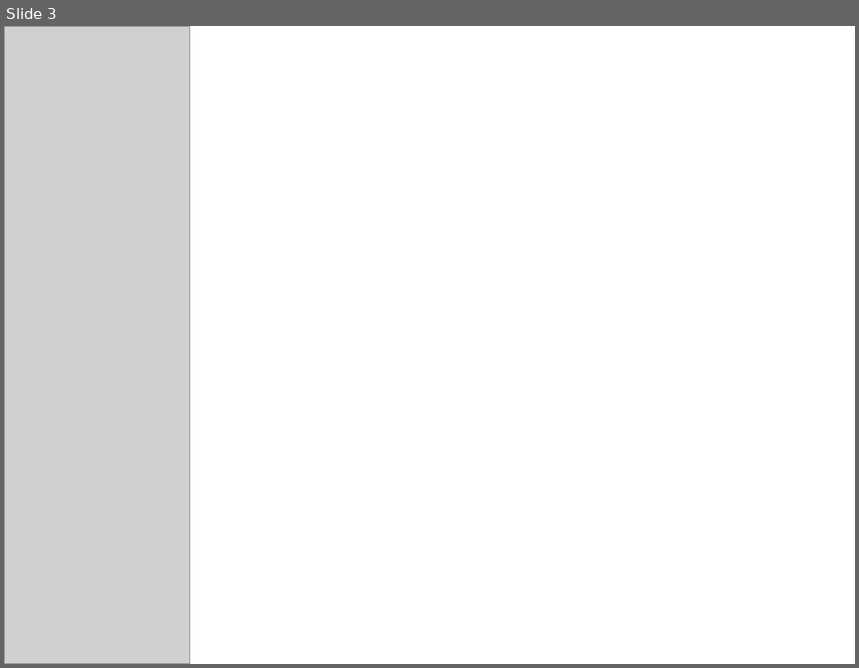
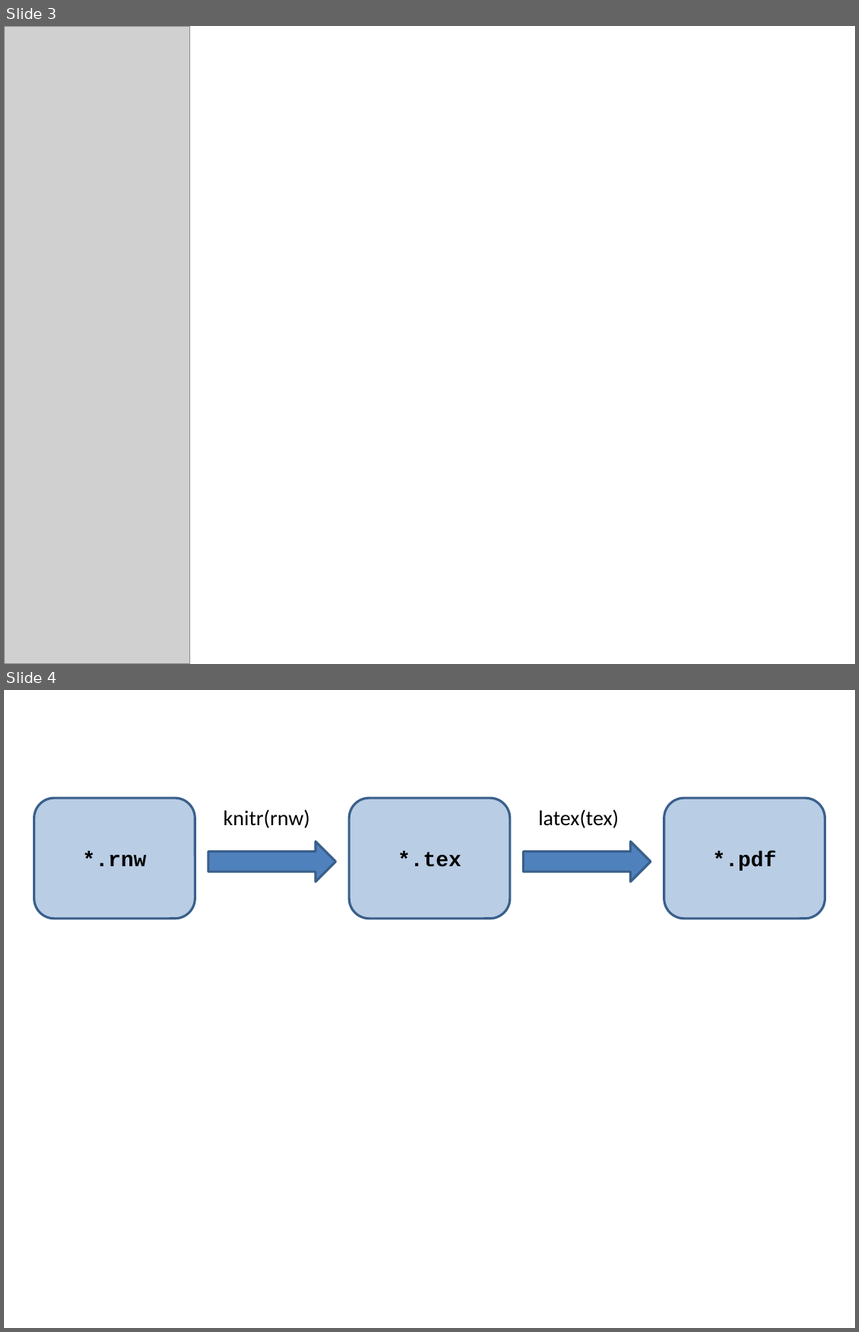
Before and after one commit to AdamCottrill/QFC_Workshop, a slide deck: PresentationFigures.pptx. Shown one above the other, each under a label of ours: slide 3 before the commit, slides 3 and 4 after it. The pictures are 859x668 and 859x1332 pixels, drawn with LibreOffice and Linux fonts; fonts in the diff are those of the drawing; grey boxes stand for pictures. Boxes give left, top, right and bottom in pixels: in the first picture for what was removed or moved away, otherwise in the second. Text is boxed around its words. In the diff, an @@ line names an element or a change of style, - is before the commit and + after.

Commit message:
Finished Intro to Knitr.  Switched to Intro to git.

```diff
--- a/PresentationFigures.pptx
+++ b/PresentationFigures.pptx
@@ slide 4 added at box(4, 690, 855, 1328), background #FFFFFF @@
@@ rounded rectangle added at box(34, 798, 195, 919), fill #B9CDE5, outline #3A5F8C 2 pt, 18 pt, text #000000, bold @@
+*.rnw
@@ rounded rectangle added at box(350, 798, 510, 919), fill #B9CDE5, outline #3A5F8C 2 pt, 18 pt, text #000000, bold @@
+*.tex
@@ rounded rectangle added at box(664, 798, 826, 919), fill #B9CDE5, outline #3A5F8C 2 pt, 18 pt, text #000000, bold @@
+*.pdf
@@ text added at box(224, 809, 310, 828), 18 pt, text #000000 @@
+knitr(rnw)
@@ text added at box(538, 809, 619, 828), 18 pt, text #000000 @@
+latex(tex)
@@ right arrow added at box(208, 841, 336, 882), fill #4F81BD, outline #3A5F8C 2 pt @@
@@ right arrow added at box(523, 841, 651, 882), fill #4F81BD, outline #3A5F8C 2 pt @@
```
Also in this commit, not shown: 2 other slides added, 15 other files.
